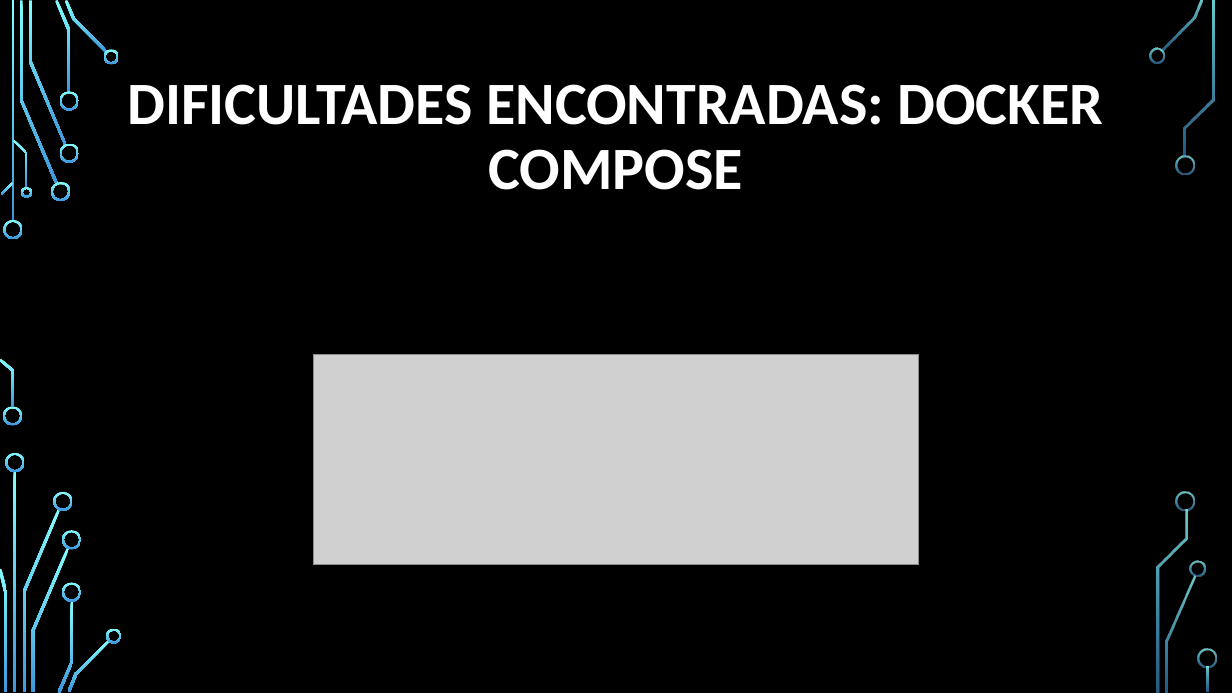
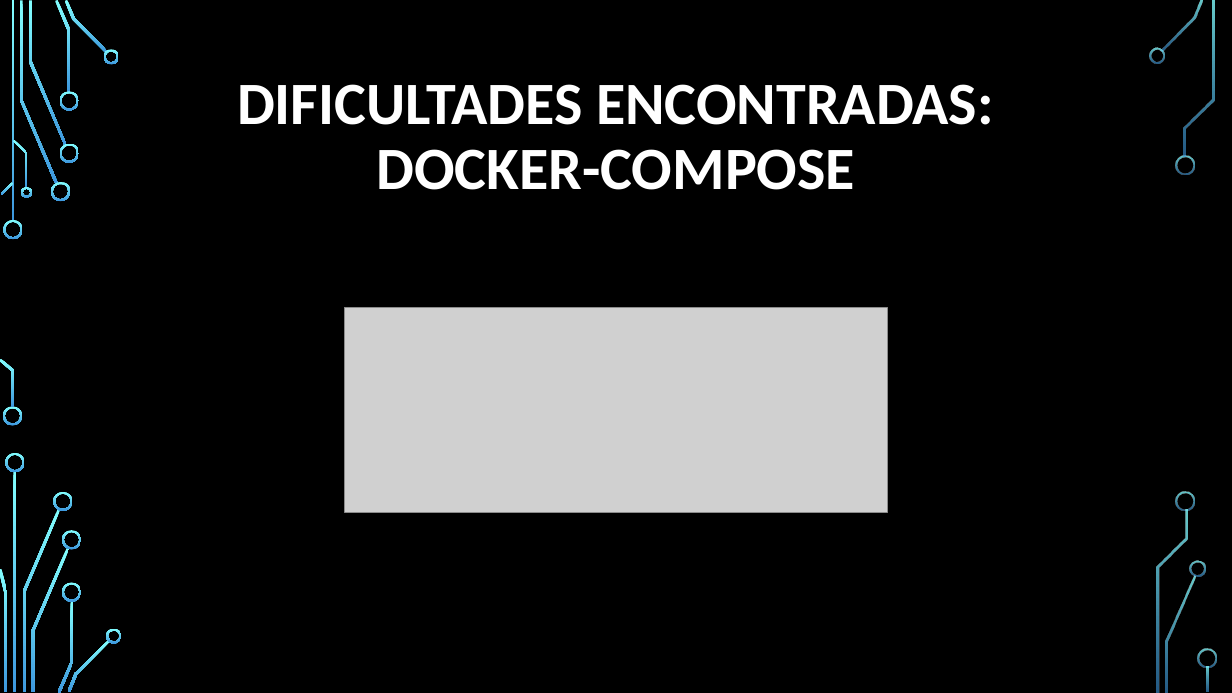
Before and after one commit to Fadria/SGE-Repte-00-Grup-B, a slide deck: slide 8 of Exposicions/Presentación 2 Docker y Python 3 Grupo B.pptx (slide 7 before the commit). Drawn at 1232x693 pixels with LibreOffice and Linux fonts; fonts in the diff are those of the drawing; grey boxes stand for pictures; background and template pictures are left out. Boxes give left, top, right and bottom in pixels: in the first picture for what was removed or moved away, otherwise in the second. Text is boxed around its words. In the diff, an @@ line names an element or a change of style, - is before the commit and + after.

```diff
--- a/Exposicions/Presentación 2 Docker y Python 3 Grupo B.pptx
+++ b/Exposicions/Presentación 2 Docker y Python 3 Grupo B.pptx
@@ title at [237, 84, 994, 190]: text changed @@
-DIFICULTADES ENCONTRADAS: DOCKER COMPOSE
+DIFICULTADES ENCONTRADAS: DOCKER-COMPOSE
@@ picture: place and size @@
-picture at [313, 354, 919, 565]
+picture at [345, 308, 887, 513]
```
Also in this commit, not shown: 13 other slides changed, 2 slides added, 5 other files.
